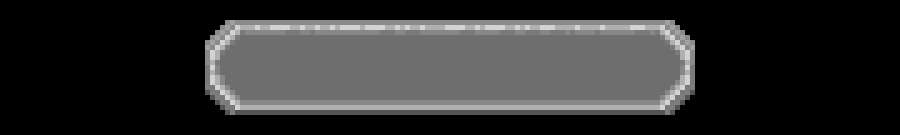
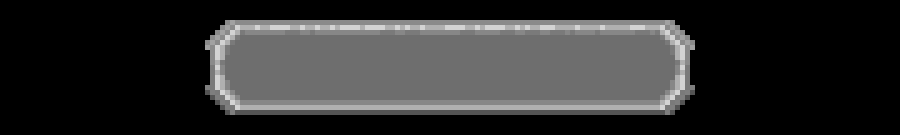
Layer changes from the first 900 x 135 image to the second:
painted on "Background" over [205, 50, 695, 85]
